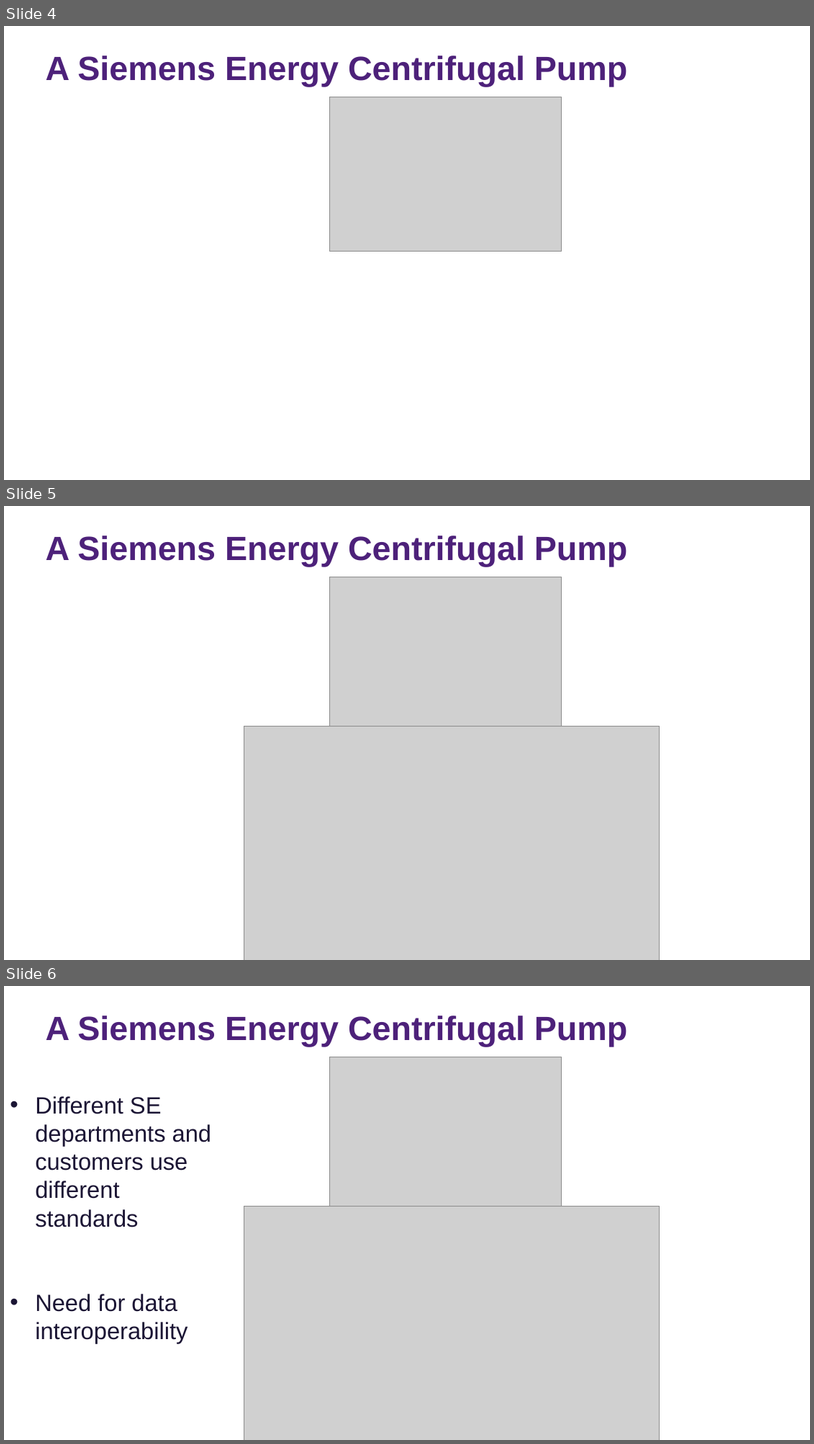
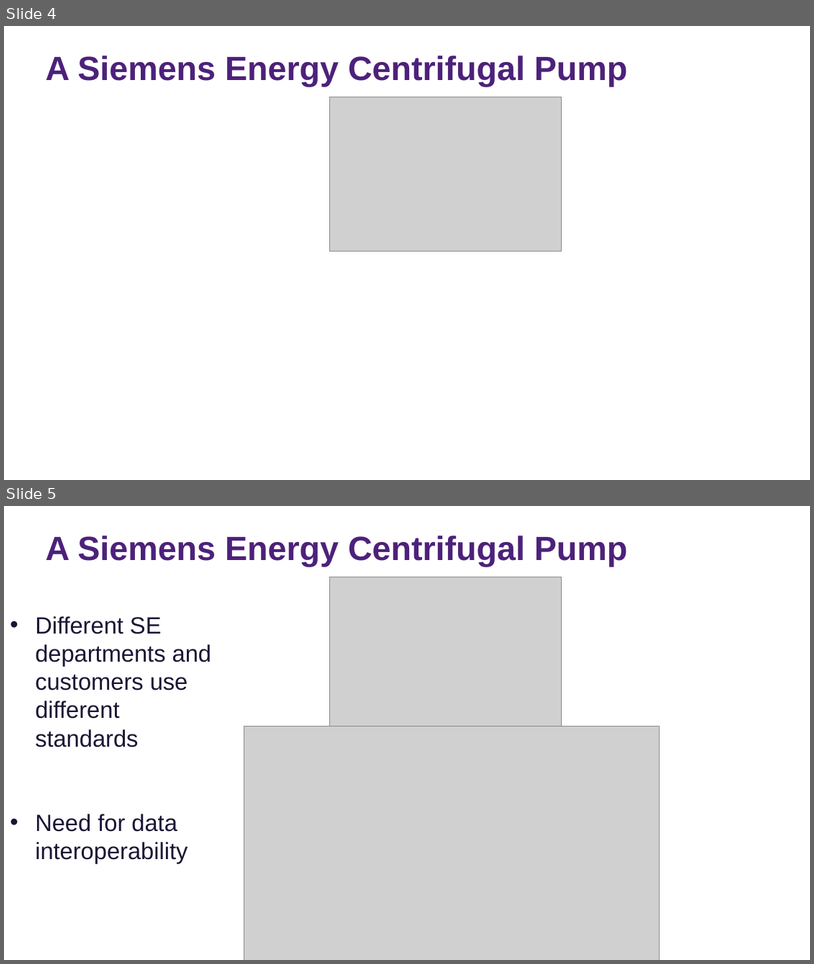
Before and after one commit to tecnomod-um/cfihos, a slide deck: docs/cfihos-ontology.pptx. Shown one above the other, each under a label of ours: slides 4, 5 and 6 before the commit, slides 4 and 5 after it. The pictures are 814x1444 and 814x964 pixels, drawn with LibreOffice and Linux fonts; fonts in the diff are those of the drawing; grey boxes stand for pictures. Boxes give left, top, right and bottom in pixels: in the first picture for what was removed or moved away, otherwise in the second. Text is boxed around its words. In the diff, an @@ line names an element or a change of style, - is before the commit and + after.

```diff
--- a/docs/cfihos-ontology.pptx
+++ b/docs/cfihos-ontology.pptx
@@ slide 5 removed at (x1=4, y1=506, x2=810, y2=960), background #FFFFFF @@
@@ title removed at (x1=46, y1=536, x2=628, y2=566) @@
-A Siemens Energy Centrifugal Pump
@@ picture removed at (x1=330, y1=577, x2=562, y2=731) @@
@@ picture removed at (x1=244, y1=726, x2=660, y2=960) @@
@@ what was slide 6 is now slide 5 @@
```
Also in this commit, not shown: 2 slides changed.
